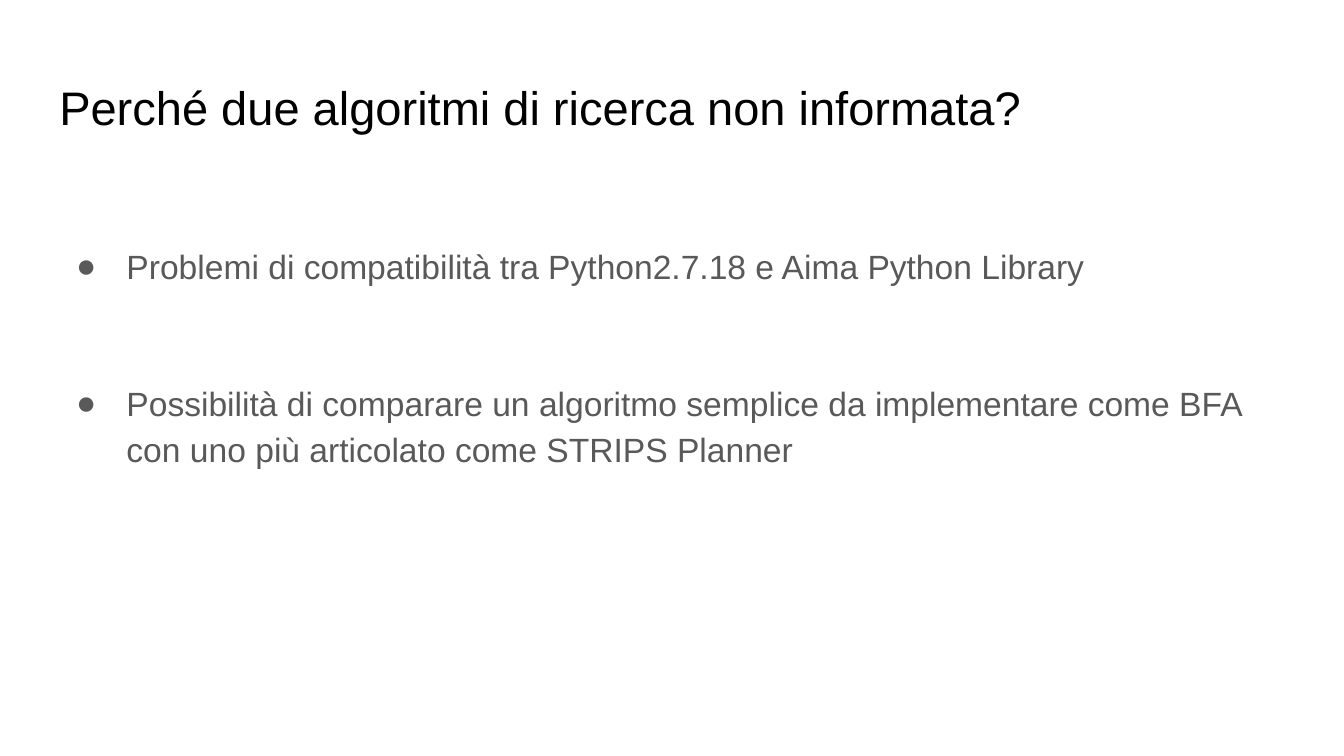
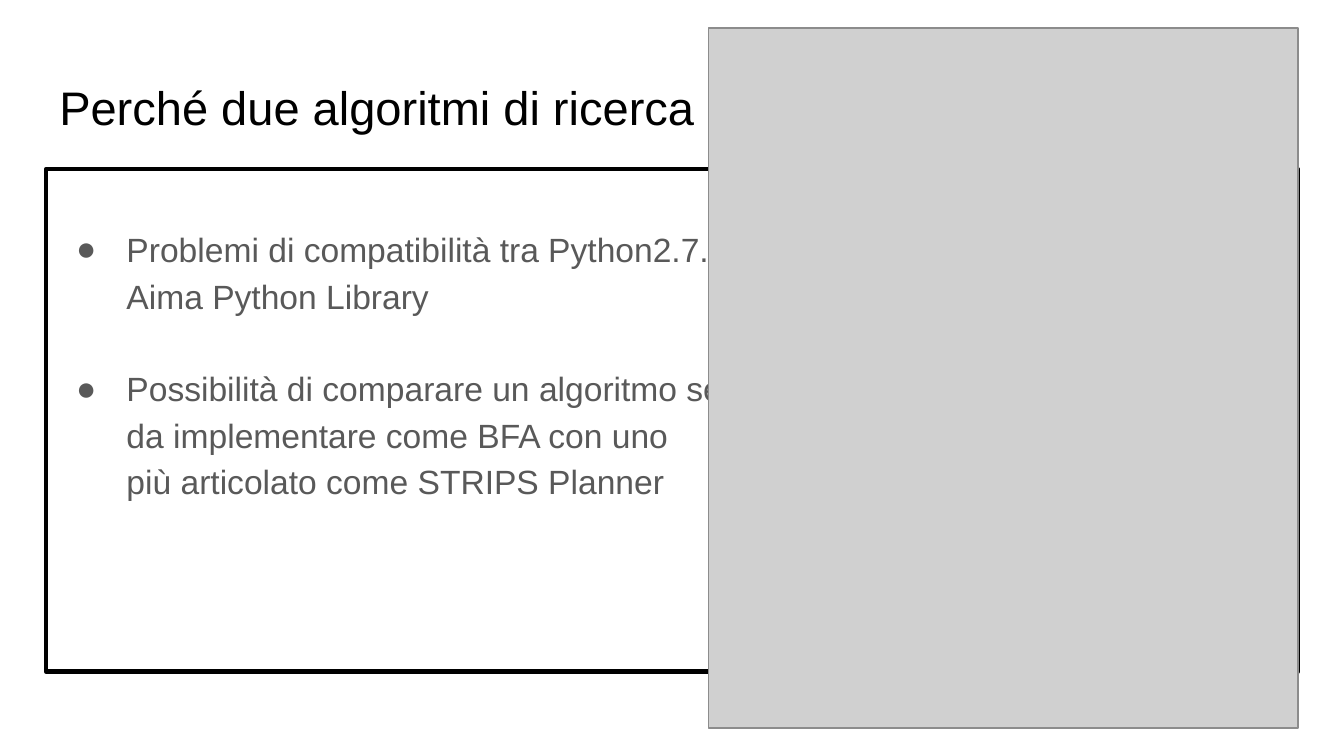
Before and after one commit to WWik/HaNAO-Tower, a slide deck: slide 7 of Documents/pptx/NaoPptx.pptx. Drawn at 1344x756 pixels with LibreOffice and Linux fonts; fonts in the diff are those of the drawing; grey boxes stand for pictures. Boxes give left, top, right and bottom in pixels: in the first picture for what was removed or moved away, otherwise in the second. Text is boxed around its words. In the diff, an @@ line names an element or a change of style, - is before the commit and + after.

Commit message:
Add files via upload
Last version HaNao Tower

```diff
--- a/Documents/pptx/NaoPptx.pptx
+++ b/Documents/pptx/NaoPptx.pptx
@@ picture added at <box>708,28,1298,728</box> @@
@@ text "Problemi di compatibilità tra Python2.7.18 ...": place and size @@
-text "Problemi di compatibilità tra Python2.7.18 ..." at <box>126,254,1242,468</box>
+text "Problemi di compatibilità tra Python2.7.18 ..." at <box>46,169,1298,672</box>
@@ text "Problemi di compatibilità tra Python2.7.18 ..." at <box>46,169,1298,672</box>: outline none to #000000 2.25 pt @@
@@ text at <box>126,235,819,500</box>: text changed @@
-● Problemi di compatibilità tra Python2.7.18 e Aima Python Library
-● Possibilità di comparare un algoritmo semplice da implementare come BFA con uno più articolato come STRIPS Planner
+● Problemi di compatibilità tra Python2.7.18 e
+Aima Python Library
+● Possibilità di comparare un algoritmo semplice
+da implementare come BFA con uno
+più articolato come STRIPS Planner
```
